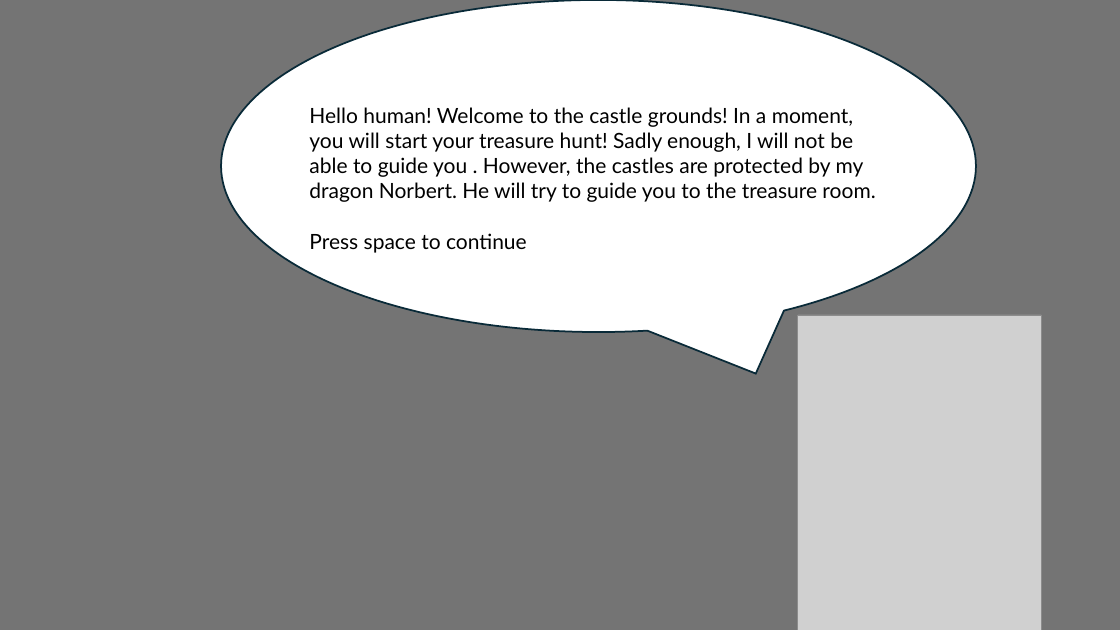
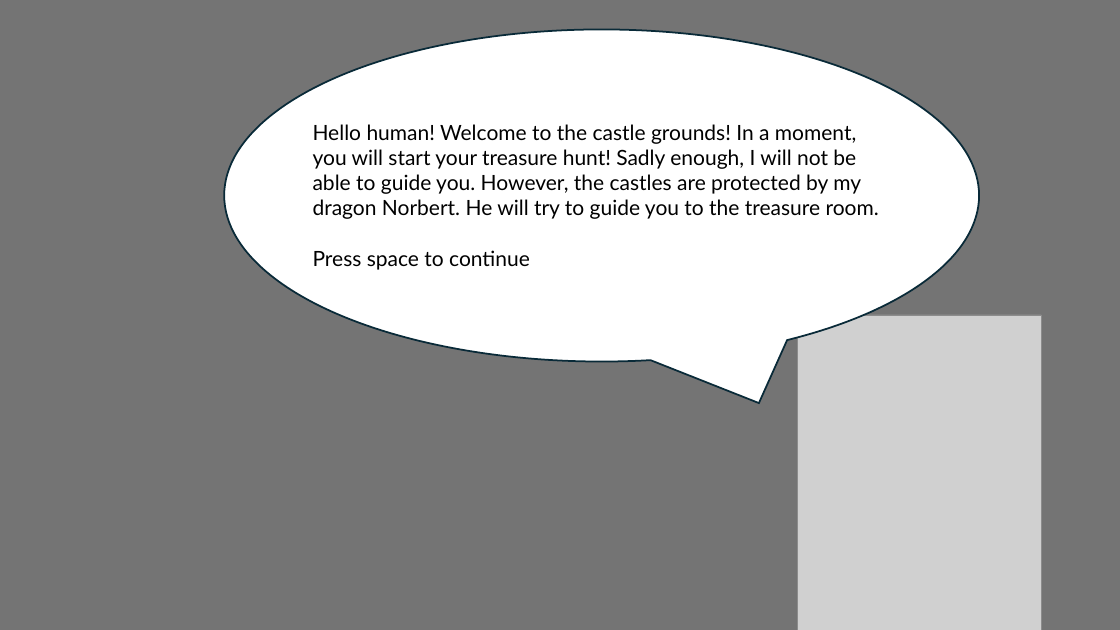
Before and after one commit to Ward-Claeys/PhD, a slide deck: slide 1 of experiment/Instructions.pptx. Drawn at 1120x630 pixels with LibreOffice and Linux fonts; fonts in the diff are those of the drawing; grey boxes stand for pictures. Boxes give left, top, right and bottom in pixels: in the first picture for what was removed or moved away, otherwise in the second. Text is boxed around its words. In the diff, an @@ line names an element or a change of style, - is before the commit and + after.

```diff
--- a/experiment/Instructions.pptx
+++ b/experiment/Instructions.pptx
@@ speech bubble: place and size @@
-speech bubble at (221, 0, 976, 332)
+speech bubble at (224, 29, 980, 361)
@@ text "Hello human! Welcome to the ...": place and size @@
-text "Hello human! Welcome to the ..." at (309, 107, 875, 253)
+text "Hello human! Welcome to the ..." at (313, 124, 879, 270)
@@ text at (313, 124, 879, 219): spaces changed @@
-Hello human! Welcome to the castle grounds! In a moment, you will start your treasure hunt! Sadly enough, I will not be able to guide you . However, the castles are protected by my dragon Norbert. He will try to guide you to the treasure room.
+Hello human! Welcome to the castle grounds! In a moment, you will start your treasure hunt! Sadly enough, I will not be able to guide you. However, the castles are protected by my dragon Norbert. He will try to guide you to the treasure room.
```
Also in this commit, not shown: 9 other slides changed, 2 slides removed, 16 other files.
